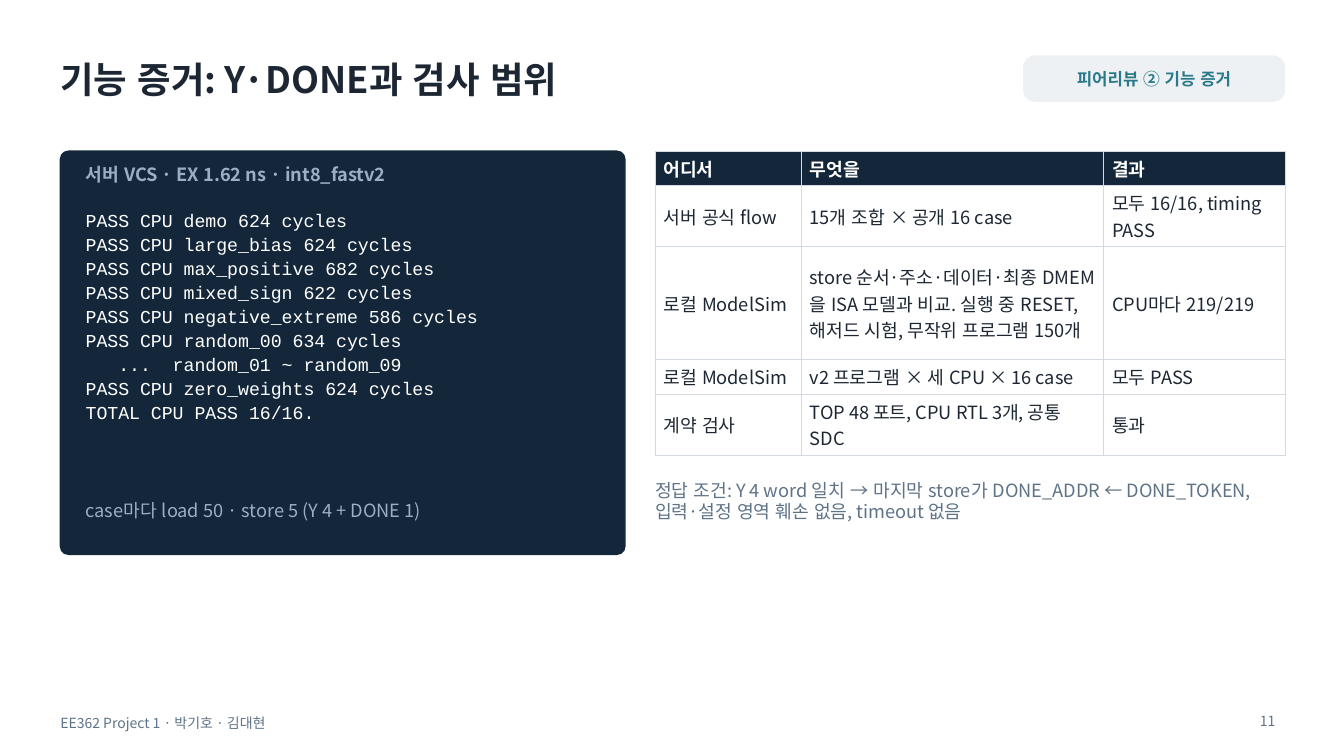
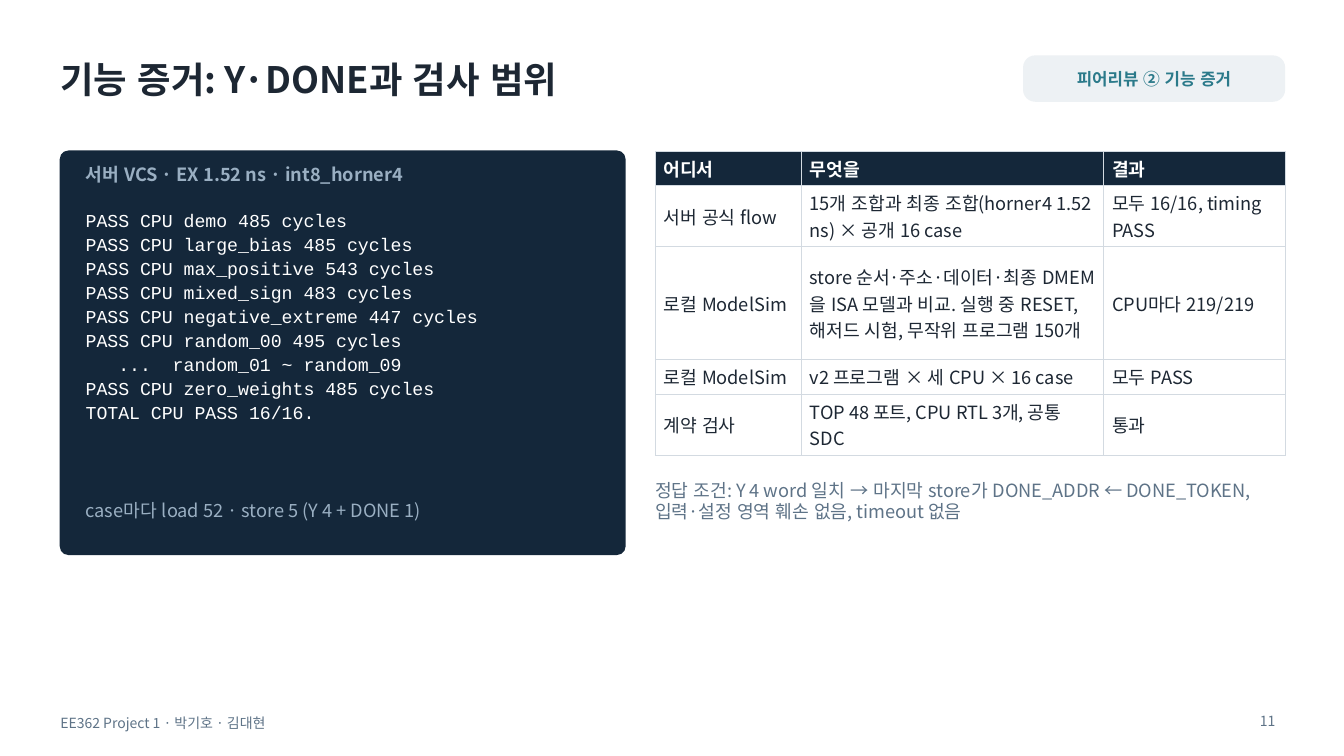
Before and after one commit to ttkpark/DICE_Project, a slide deck: slide 11 of Project_1/Project1_R1p7_Update_20261112/presentation/project1.pptx. Drawn at 1344x756 pixels with LibreOffice and Linux fonts; fonts in the diff are those of the drawing. Boxes give left, top, right and bottom in pixels: in the first picture for what was removed or moved away, otherwise in the second. Text is boxed around its words. In the diff, an @@ line names an element or a change of style, - is before the commit and + after.

```diff
--- a/Project_1/Project1_R1p7_Update_20261112/presentation/project1.pptx
+++ b/Project_1/Project1_R1p7_Update_20261112/presentation/project1.pptx
@@ text at (86,166,403,184): text changed @@
-서버 VCS · EX 1.62 ns · int8_fastv2
+서버 VCS · EX 1.52 ns · int8_horner4
@@ table at (655,151,1286,450) @@
-row 2, column 2: 15개 조합 × 공개 16 case
+row 2, column 2: 15개 조합과 최종 조합(horner4 1.52 ns) × 공개 16 case
@@ text at (86,214,477,351): text changed @@
-PASS CPU demo 624 cycles
-PASS CPU large_bias 624 cycles
-PASS CPU max_positive 682 cycles
-PASS CPU mixed_sign 622 cycles
-PASS CPU negative_extreme 586 cycles
-PASS CPU random_00 634 cycles
+PASS CPU demo 485 cycles
+PASS CPU large_bias 485 cycles
+PASS CPU max_positive 543 cycles
+PASS CPU mixed_sign 483 cycles
+PASS CPU negative_extreme 447 cycles
+PASS CPU random_00 495 cycles
@@ text at (86,382,434,399): text changed @@
-PASS CPU zero_weights 624 cycles
+PASS CPU zero_weights 485 cycles
@@ text at (86,502,421,521): text changed @@
-case마다 load 50 · store 5 (Y 4 + DONE 1)
+case마다 load 52 · store 5 (Y 4 + DONE 1)
```
Also in this commit, not shown: 15 other slides changed, 6 other files.
